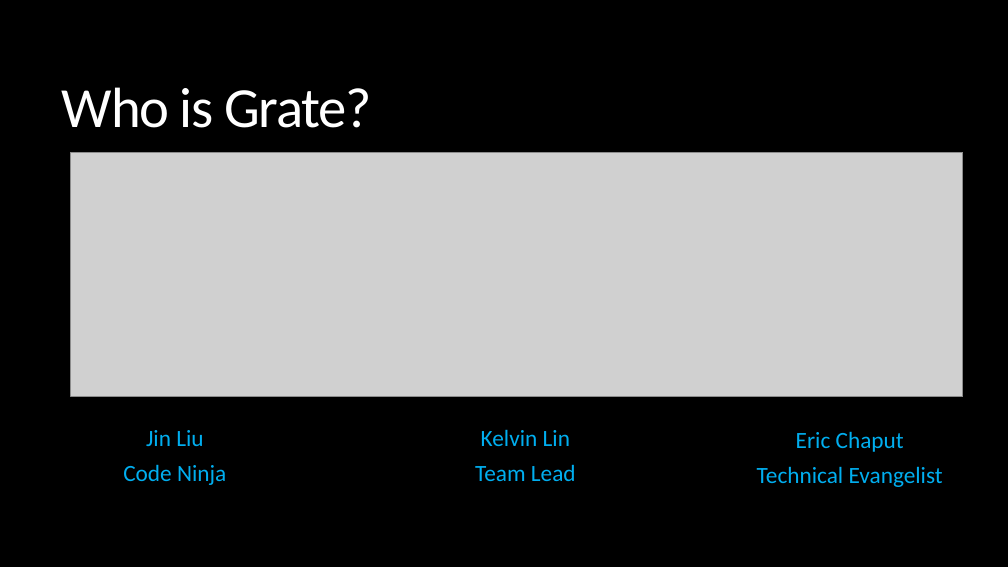
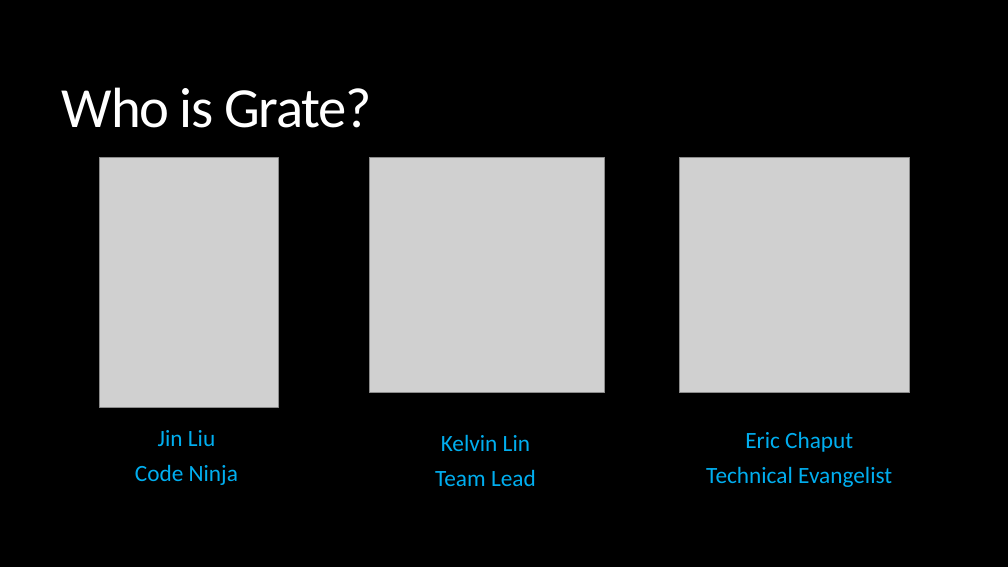
Before and after one commit to KelvinKKLin/GrateBox, a slide deck: slide 2 of Presentation.pptx. Drawn at 1008x567 pixels with LibreOffice and Linux fonts; fonts in the diff are those of the drawing; grey boxes stand for pictures. Boxes give left, top, right and bottom in pixels: in the first picture for what was removed or moved away, otherwise in the second. Text is boxed around its words. In the diff, an @@ line names an element or a change of style, - is before the commit and + after.

```diff
--- a/Presentation.pptx
+++ b/Presentation.pptx
@@ text "Jin Liu" moved from (x1=123, y1=430, x2=226, y2=485) to (x1=135, y1=430, x2=238, y2=485) @@
@@ picture removed at (x1=71, y1=152, x2=963, y2=397) @@
@@ picture added at (x1=100, y1=157, x2=278, y2=408) @@
@@ picture added at (x1=370, y1=157, x2=605, y2=392) @@
@@ text "Eric Chaput" moved from (x1=757, y1=431, x2=943, y2=487) to (x1=706, y1=431, x2=892, y2=487) @@
@@ picture added at (x1=680, y1=157, x2=910, y2=392) @@
@@ text "Kelvin Lin" moved from (x1=475, y1=429, x2=576, y2=481) to (x1=435, y1=434, x2=536, y2=486) @@
```
Also in this commit, not shown: 1 other slide changed, 1 slide added, 5 other files.
